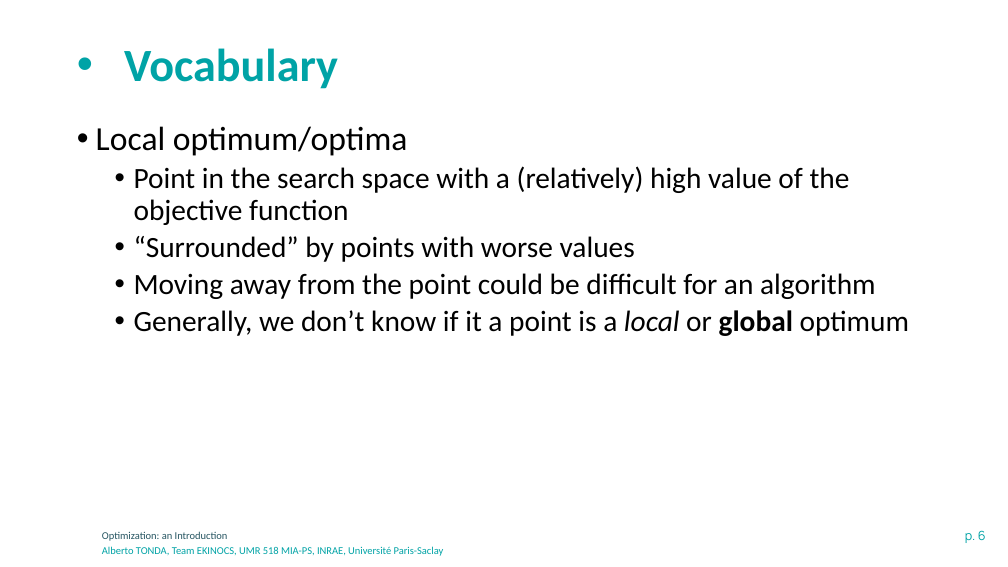
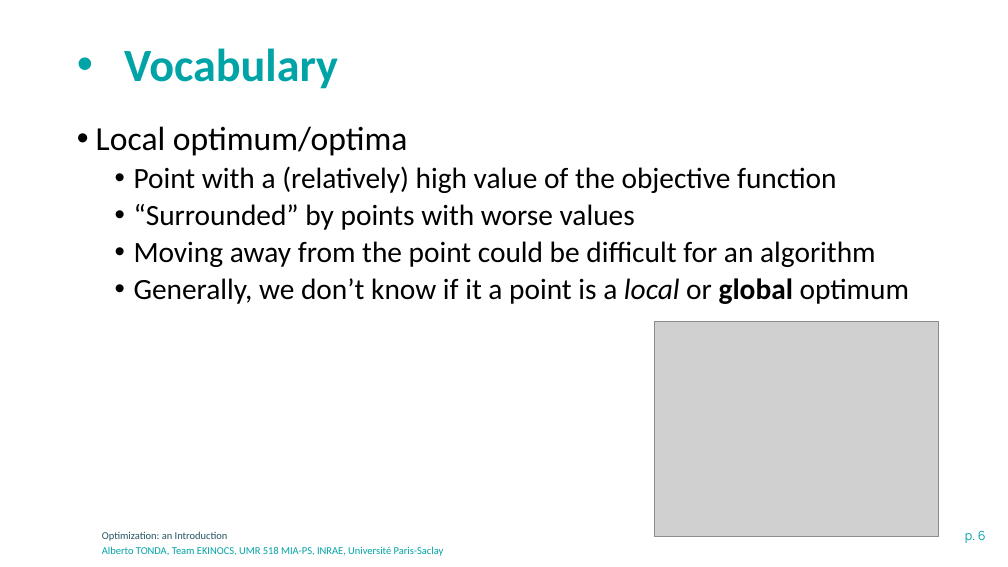
Before and after one commit to albertotonda/teaching, a slide deck: slide 6 of optimization-methods-for-artificial-intelligence/optimization-introduction.pptx. Drawn at 1008x567 pixels with LibreOffice and Linux fonts; fonts in the diff are those of the drawing; grey boxes stand for pictures; background and template pictures are left out. Boxes give left, top, right and bottom in pixels: in the first picture for what was removed or moved away, otherwise in the second. Text is boxed around its words. In the diff, an @@ line names an element or a change of style, - is before the commit and + after.

```diff
--- a/optimization-methods-for-artificial-intelligence/optimization-introduction.pptx
+++ b/optimization-methods-for-artificial-intelligence/optimization-introduction.pptx
@@ text at (134, 166, 837, 193): text changed @@
-  • Point in the search space with a (relatively) high value of the objective function
+  • Point with a (relatively) high value of the objective function
@@ picture added at (655, 321, 939, 537) @@
```
Also in this commit, not shown: 6 other slides changed, 1 slide added, 4 other files.
